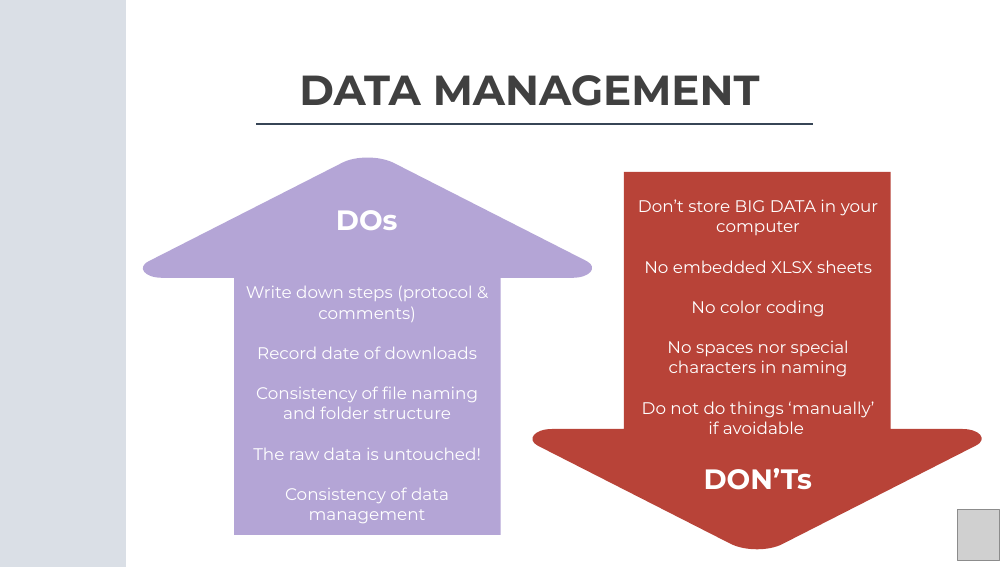
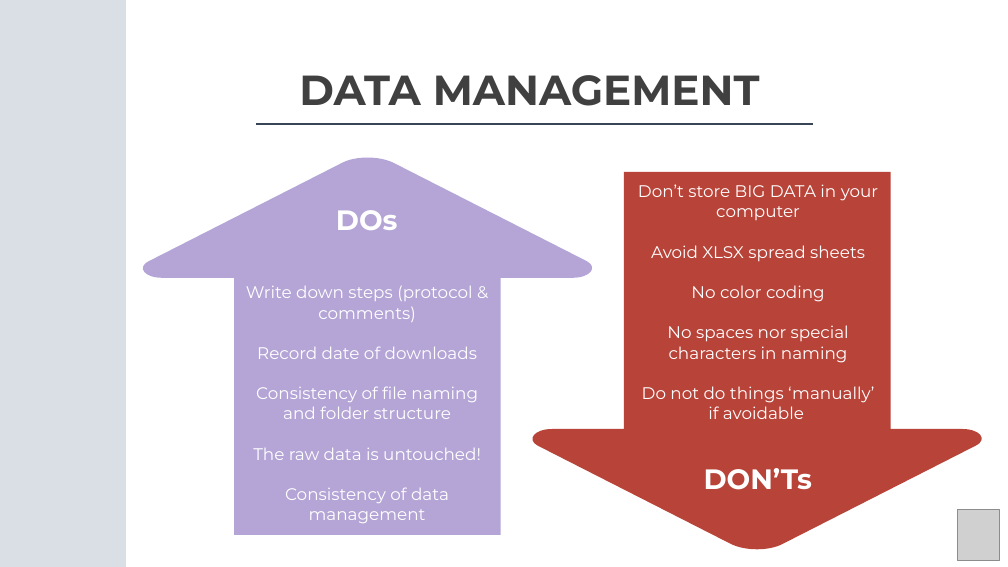
Before and after one commit to Center-for-Health-Data-Science/Foundations-of-Health-Data-Science, a slide deck: slide 15 of Slides/FHDS_Data_Collection_Part1.pptx (slide 16 before the commit). Drawn at 1008x567 pixels with LibreOffice and Linux fonts; fonts in the diff are those of the drawing; grey boxes stand for pictures. Boxes give left, top, right and bottom in pixels: in the first picture for what was removed or moved away, otherwise in the second. Text is boxed around its words. In the diff, an @@ line names an element or a change of style, - is before the commit and + after.

```diff
--- a/Slides/FHDS_Data_Collection_Part1.pptx
+++ b/Slides/FHDS_Data_Collection_Part1.pptx
@@ text "Don’t store BIG DATA in ..." moved from (x1=638, y1=199, x2=878, y2=434) to (x1=638, y1=184, x2=878, y2=419) @@
@@ text at (x1=651, y1=245, x2=865, y2=262): text changed @@
-No embedded XLSX sheets
+Avoid XLSX spread sheets
```
Also in this commit, not shown: 5 other slides changed, 2 slides removed, 7 other files.
